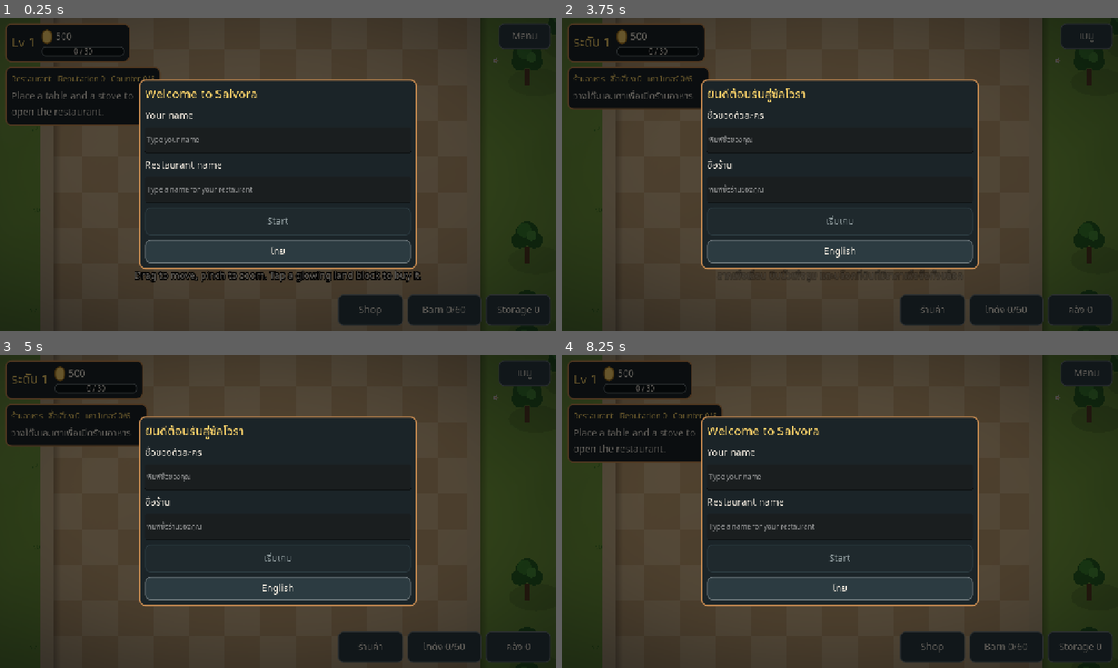
Above: before the commit, frames 1-4 (two rows, left to right).
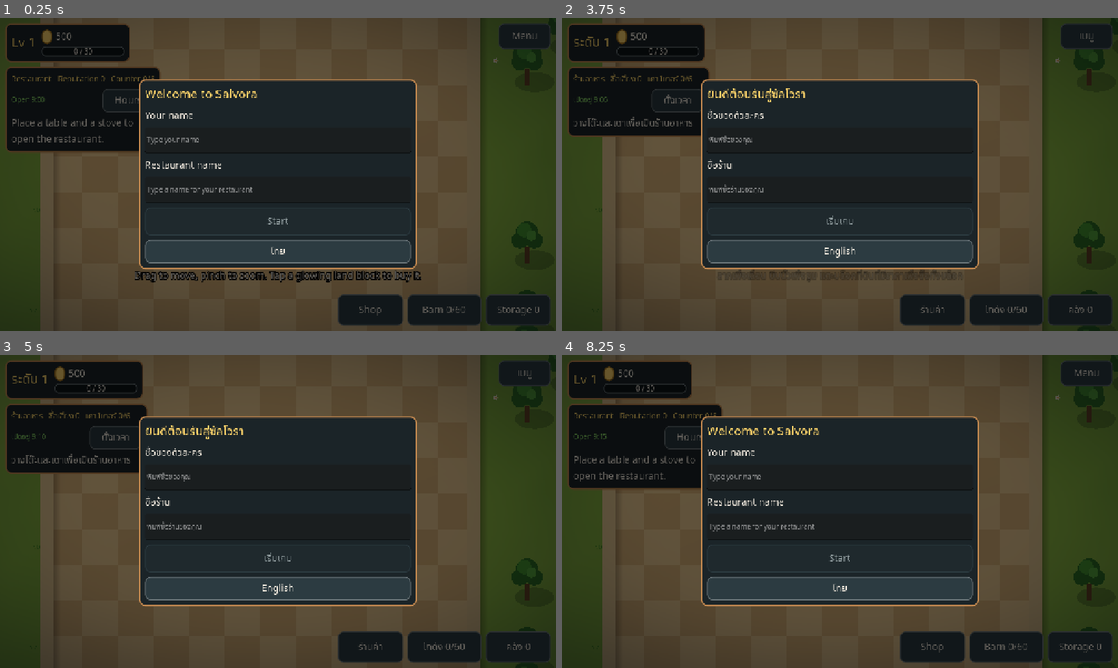
Above: after the commit, the same moments.

Repository: sakagitnat/My-game
Game: Godot game, scene res://scenes/world.tscn
The game is run twice, just before and just after one commit, with the same random seed, the same clock (stepped at 60 frames per second) and the same inputs.
Inputs (mouse positions are in pixels of both pictures, inside the frame that each line leads up to):
- Up to frame 1 (0.25 s): no input
- Up to frame 2 (3.75 s): click (689, 99) at 0.5 s, where only the run after the commit has a clickable "Hours"; click "Shop" at 1.25 s; click "Barn 0/60" at 2 s; click "Storage 0" at 2.75 s; click "ไทย" at 3.5 s
- Up to frame 3 (5 s): click "เมนู" at 4.25 s
- Up to frame 4 (8.25 s): click (678, 436) at 5 s, where only the run after the commit has a clickable "ตั้งเวลา"; click "ร้านค้า" at 5.75 s; click "โกดัง 0/60" at 6.5 s; click "คลัง 0" at 7.25 s; click "English" at 8 s

The runs differ from the first frame. In frame 1, 2.5% of the frame differs, in the area x 1-25%, y 22-43%; in frame 2, 2.4%; in frame 3, 2.4%; in frame 4, 2.6%.

Commit message:
WIP (ยังไม่ทดสอบ ยังไม่เปิด PR): เวลาเปิด-ปิดร้านอัตโนมัติ ตั้งเวลาได้ ปุ่มเปิด/ปิดทันที เวลาเดินต่อ ลูกค้าใหม่ไม่เข้าตอนปิด
Co-Authored-By: Claude Sonnet 5.5 <noreply@anthropic.com>
Claude-Session: https://claude.ai/code/session_017R2xVMGFyizhgT3oNq3RGh

Diff:
--- a/data/strings.json
+++ b/data/strings.json
@@ -86,6 +86,16 @@
 	"REST_REP": {"en": "Reputation %d", "th": "ชื่อเสียง %d"},
 	"REST_COUNTER": {"en": "Counter %d/%d", "th": "เคาน์เตอร์ %d/%d"},
 	"REST_NEEDS_SETUP": {"en": "Place a table and a stove to open the restaurant.", "th": "วางโต๊ะและเตาเพื่อเปิดร้านอาหาร"},
+	"BTN_HOURS": {"en": "Hours", "th": "ตั้งเวลา"},
+	"HOURS_TITLE": {"en": "Opening hours", "th": "เวลาเปิดร้าน"},
+	"SHOP_OPEN_NOW": {"en": "Open %s", "th": "เปิดอยู่ %s"},
+	"SHOP_CLOSED_NOW": {"en": "Closed %s", "th": "ปิดอยู่ %s"},
+	"HOURS_OPENS": {"en": "Opens at", "th": "เวลาเปิด"},
+	"HOURS_CLOSES": {"en": "Closes at", "th": "เวลาปิด"},
+	"BTN_OPEN_NOW": {"en": "Open now", "th": "เปิดร้านทันที"},
+	"BTN_CLOSE_NOW": {"en": "Close now", "th": "ปิดร้านทันที"},
+	"HOURS_NOTE": {"en": "Time keeps running. A closed restaurant only gets no new customers; those inside are still served. \"Open now\" and \"Close now\" last until the next opening or closing time.", "th": "เวลายังเดินต่อไป ร้านที่ปิดแค่ไม่มีลูกค้าใหม่เข้า ลูกค้าที่อยู่ในร้านยังได้รับบริการ ปุ่ม \"เปิดร้านทันที\" และ \"ปิดร้านทันที\" มีผลจนถึงเวลาเปิดหรือปิดถัดไป"},
+	"REST_CLOSED_WAIT": {"en": "Closed: no new customers.", "th": "ร้านปิดอยู่ ไม่มีลูกค้าใหม่"},
 	"REST_WAITING": {"en": "Waiting for customers...", "th": "รอลูกค้า..."},
 	"BTN_SERVE": {"en": "Serve", "th": "เสิร์ฟ"},
 	"BTN_COOK": {"en": "Cook", "th": "ทำอาหาร"},
--- a/scripts/autoload/game_state.gd
+++ b/scripts/autoload/game_state.gd
@@ -30,6 +30,7 @@
 var stash: Dictionary = {}
 # Time of day (looks only for now, see DayClock).
 var day_clock := DayClock.new()
+var shop_hours := ShopHours.new()
 var save_path: String = SAVE_PATH
 var autosave: bool = true
 var clock_override: float = -1.0
@@ -45,8 +46,23 @@
 
 func _process(delta: float) -> void:
 	day_clock.tick(delta)
+	shop_hours.refresh(day_clock.hour())
 	if restaurant_active and restaurant.tick(delta):
 		_commit()
+
+# Whether the restaurant takes new customers now (the clock keeps running when it is closed).
+func shop_open() -> bool:
+	return shop_hours.is_open(day_clock.hour())
+
+# The player's opening and closing hours.
+func set_shop_hours(open_at: int, close_at: int) -> void:
+	shop_hours.set_hours(open_at, close_at, day_clock.hour())
+	_commit()
+
+# "Open now" / "Close now": lasts until the schedule next opens or closes.
+func force_shop(open: bool) -> void:
+	shop_hours.force(open, day_clock.hour())
+	_commit()
 
 func reset() -> void:
 	restaurant.reset_state()
@@ -59,6 +75,8 @@
 	inventory = Inventory.new(60)
 	stash.clear()
 	day_clock.reset()
+	day_clock.start_new_game()
+	shop_hours.reset()
 	player_name = ""
 	restaurant_name = ""
 
@@ -664,7 +682,7 @@
 	for z in grids:
 		g[z] = grids[z].to_dict()
 	return SaveStore.write(save_path, {
-		"coins": coins, "xp": xp, "level": level, "language": language, "player_name": player_name, "restaurant_name": restaurant_name, "grids": g, "inventory": inventory.to_dict(), "stash": stash, "clock": day_clock.to_dict(), "restaurant": restaurant.to_dict()})
+		"coins": coins, "xp": xp, "level": level, "language": language, "player_name": player_name, "restaurant_name": restaurant_name, "grids": g, "inventory": inventory.to_dict(), "stash": stash, "clock": day_clock.to_dict(), "hours": shop_hours.to_dict(), "restaurant": restaurant.to_dict()})
 
 func load_game() -> bool:
 	var d := SaveStore.read(save_path)
@@ -694,6 +712,8 @@
 				stash[str(id)] = int(st[id])
 	var clk = d.get("clock", {})
 	day_clock.load_dict(clk if clk is Dictionary else {})
+	var hrs = d.get("hours", {})
+	shop_hours.load_dict(hrs if hrs is Dictionary else {})
 	var rest = d.get("restaurant", {})
 	if rest is Dictionary:
 		restaurant.load_dict(rest)
--- a/scripts/core/day_clock.gd
+++ b/scripts/core/day_clock.gd
@@ -25,6 +25,12 @@
 func reset() -> void:
 	t = 0.0
 	days = 0
+
+# A new game begins at 9:00 (the restaurant's default opening hour), not at the start of the morning.
+const NEW_GAME_HOUR := 9.0
+
+func start_new_game() -> void:
+	t = (NEW_GAME_HOUR - START_HOUR) / 24.0 + 0.0005
 
 func tick(delta: float) -> void:
 	t += delta * speed / DAY_SECONDS
--- a/scripts/core/restaurant.gd
+++ b/scripts/core/restaurant.gd
@@ -195,7 +195,7 @@
 			reputation = maxi(0, reputation - 1)
 			customer_left.emit(id)
 			changed = true
-	if has_service():
+	if has_service() and host.shop_open():
 		arrival_timer -= dt
 		if arrival_timer <= 0.0:
 			arrival_timer = _arrival_interval()
--- /dev/null
+++ b/scripts/core/shop_hours.gd
@@ -0,0 +1,58 @@
+class_name ShopHours
+extends RefCounted
+
+# When the restaurant takes new customers. Time keeps running either way; a closed restaurant only gets no new arrivals
+# (customers already inside are served as usual). The player sets the opening and closing hour; "open now" / "close now" override
+# the schedule until the schedule next changes (the next opening or closing time), then the schedule takes over again.
+const DEFAULT_OPEN := 9
+const DEFAULT_CLOSE := 21
+const EPS := 0.001   # clock floats a hair under a whole hour still count as that hour
+
+var open_hour: int = DEFAULT_OPEN
+var close_hour: int = DEFAULT_CLOSE
+var override: String = ""             # "", "open" or "closed"
+var _override_sched: bool = false     # whether the schedule said open when the override was set
+
+func reset() -> void:
+	open_hour = DEFAULT_OPEN
+	close_hour = DEFAULT_CLOSE
+	override = ""
+	_override_sched = false
+
+# What the schedule alone says at game-clock `hour` (0..24).
+func scheduled_open(hour: float) -> bool:
+	return hour >= float(open_hour) - EPS and hour < float(close_hour) - EPS
+
+# Whether new customers come at `hour`: the override while the schedule has not changed since it was set, else the schedule.
+func is_open(hour: float) -> bool:
+	var sched := scheduled_open(hour)
+	if override != "" and sched == _override_sched:
+		return override == "open"
+	return sched
+
+# Drops an override the schedule has moved past (call as the clock runs).
+func refresh(hour: float) -> void:
+	if override != "" and scheduled_open(hour) != _override_sched:
+		override = ""
+
+func force(open: bool, hour: float) -> void:
+	override = "open" if open else "closed"
+	_override_sched = scheduled_open(hour)
+
+# Sets the hours: opening 0..23, closing after it up to 24 (at least one hour open). The hour being asked for wins; the other is moved.
+func set_hours(open_at: int, close_at: int, hour: float) -> void:
+	open_at = clampi(open_at, 0, 23)
+	close_at = clampi(close_at, open_at + 1, 24)
+	open_hour = open_at
+	close_hour = close_at
+	refresh(hour)
+
+func to_dict() -> Dictionary:
+	return {"open": open_hour, "close": close_hour, "override": override, "sched": _override_sched}
+
+func load_dict(d: Dictionary) -> void:
+	open_hour = clampi(int(d.get("open", DEFAULT_OPEN)), 0, 23)
+	close_hour = clampi(int(d.get("close", DEFAULT_CLOSE)), open_hour + 1, 24)
+	var o := str(d.get("override", ""))
+	override = o if o == "open" or o == "closed" else ""
+	_override_sched = bool(d.get("sched", false))
--- a/scripts/ui/hud.gd
+++ b/scripts/ui/hud.gd
@@ -27,6 +27,7 @@
 var shop_button: Button
 var barn_button: Button
 var storage_button: Button
+var hours_label: Label
 var message_label: Label
 var message_key := "HINT_START"
 var message_arg = null
@@ -327,6 +328,19 @@
 		"level": text = Loc.t("COOK_LEVEL") % int(Catalog.RECIPES[c.dish].level)
 	return {"text": text, "enabled": false, "action": ""}
 
+# "14:30" for a game-clock hour.
+static func clock_text(hour: float) -> String:
+	var h := floori(hour)
+	var m := floori((hour - float(h)) * 60.0)
+	return "%d:%02d" % [h, m - m % 5]
+
+func _update_hours_label() -> void:
+	if hours_label == null or not is_instance_valid(hours_label):
+		return
+	var now := clock_text(GameState.day_clock.hour())
+	hours_label.text = Loc.t("SHOP_OPEN_NOW" if GameState.shop_open() else "SHOP_CLOSED_NOW") % now
+	hours_label.add_theme_color_override("font_color", UiTheme.GOOD if GameState.shop_open() else UiTheme.MUTED)
+
 func _refresh_restaurant(force: bool) -> void:
 	if rest_panel == null:
 		return
@@ -334,10 +348,12 @@
 	rest_panel.visible = zone == "restaurant"
 	if not rest_panel.visible:
 		return
-	var sig := "%d|%d|%d|%s" % [r.reputation, r.counter.size(), GameState.level, ",".join(r.counter)]
+	var is_open := GameState.shop_open()
+	var sig := "%d|%d|%d|%s|%s" % [r.reputation, r.counter.size(), GameState.level, ",".join(r.counter), is_open]
 	for c in r.customers:
 		sig += "|%d:%s:%s" % [c.id, c.dish, _customer_action(c).text]
 	if not force and sig == _rest_sig:
+		_update_hours_label()
 		for c in r.customers:
 			if _rest_bars.has(c.id):
 				_rest_bars[c.id].value = 100.0 * clampf(c.patience / c.max_patience, 0.0, 1.0)
@@ -353,6 +369,19 @@
 	head.add_theme_font_size_override("font_size", 18)
 	head.add_theme_color_override("font_color", UiTheme.GOLD)
 	rest_body.add_child(head)
+	var hours_row := HBoxContainer.new()
+	hours_row.add_theme_constant_override("separation", 10)
+	hours_label = Label.new()
+	hours_label.add_theme_font_size_override("font_size", 16)
+	hours_label.size_flags_horizontal = Control.SIZE_EXPAND_FILL
+	hours_row.add_child(hours_label)
+	var hours_btn := Button.new()
+	hours_btn.text = Loc.t("BTN_HOURS")
+	hours_btn.custom_minimum_size = Vector2(120, 44)
+	hours_btn.pressed.connect(open_modal.bind("hours"))
+	hours_row.add_child(hours_btn)
+	rest_body.add_child(hours_row)
+	_update_hours_label()
 	if not r.has_service():
 		var setup := Label.new()
 		setup.text = Loc.t("REST_NEEDS_SETUP")
@@ -371,7 +400,7 @@
 		rest_body.add_child(ready)
 	if r.customers.is_empty():
 		var wait := Label.new()
-		wait.text = Loc.t("REST_WAITING")
+		wait.text = Loc.t("REST_WAITING") if is_open else Loc.t("REST_CLOSED_WAIT")
 		wait.add_theme_color_override("font_color", UiTheme.MUTED)
 		rest_body.add_child(wait)
 	for c in r.customers:
@@ -578,6 +607,7 @@
 		"shop": _build_shop()
 		"barn": _build_barn()
 		"storage": _build_storage()
+		"hours": _build_hours()
 		"settings": _build_settings()
 		"confirm": _build_confirm()
 		"names": _build_names()
@@ -651,6 +681,54 @@
 				open_modal("storage")))
 		row.add_child(sell)
 		list.add_child(row)
+
+# Opening hours: the player's opening and closing hour, and open/close now.
+func _build_hours() -> void:
+	_modal_header(Loc.t("HOURS_TITLE"))
+	var h := GameState.shop_hours
+	var status := Label.new()
+	status.text = Loc.t("SHOP_OPEN_NOW" if GameState.shop_open() else "SHOP_CLOSED_NOW") % clock_text(GameState.day_clock.hour())
+	status.add_theme_color_override("font_color", UiTheme.GOOD if GameState.shop_open() else UiTheme.MUTED)
+	modal_body.add_child(status)
+	for kind in ["open", "close"]:
+		var row := HBoxContainer.new()
+		row.add_theme_constant_override("separation", 10)
+		var name_l := Label.new()
+		name_l.text = Loc.t("HOURS_OPENS" if kind == "open" else "HOURS_CLOSES")
+		name_l.size_flags_horizontal = Control.SIZE_EXPAND_FILL
+		row.add_child(name_l)
+		var value: int = h.open_hour if kind == "open" else h.close_hour
+		for step in [-1, 1]:
+			var b := Button.new()
+			b.text = "-" if step < 0 else "+"
+			b.custom_minimum_size = Vector2(64, 56)
+			b.pressed.connect(func() -> void:
+				var o: int = h.open_hour + (step if kind == "open" else 0)
+				var c: int = h.close_hour + (step if kind == "close" else 0)
+				GameState.set_shop_hours(o, c)
+				_build_modal())
+			row.add_child(b)
+			if step < 0:
+				var v := Label.new()
+				v.text = "%d:00" % value
+				v.custom_minimum_size = Vector2(80, 0)
+				v.horizontal_alignment = HORIZONTAL_ALIGNMENT_CENTER
+				row.add_child(v)
+		modal_body.add_child(row)
+	var now_btn := Button.new()
+	now_btn.text = Loc.t("BTN_CLOSE_NOW") if GameState.shop_open() else Loc.t("BTN_OPEN_NOW")
+	now_btn.custom_minimum_size = Vector2(0, 60)
+	now_btn.pressed.connect(func() -> void:
+		GameState.force_shop(not GameState.shop_open())
+		_build_modal()
+		refresh())
+	modal_body.add_child(now_btn)
+	var note := Label.new()
+	note.text = Loc.t("HOURS_NOTE")
+	note.autowrap_mode = TextServer.AUTOWRAP_WORD_SMART
+	note.add_theme_font_size_override("font_size", 15)
+	note.add_theme_color_override("font_color", UiTheme.MUTED)
+	modal_body.add_child(note)
 
 func _build_barn() -> void:
 	_modal_header(Loc.t("BARN_TITLE"))
